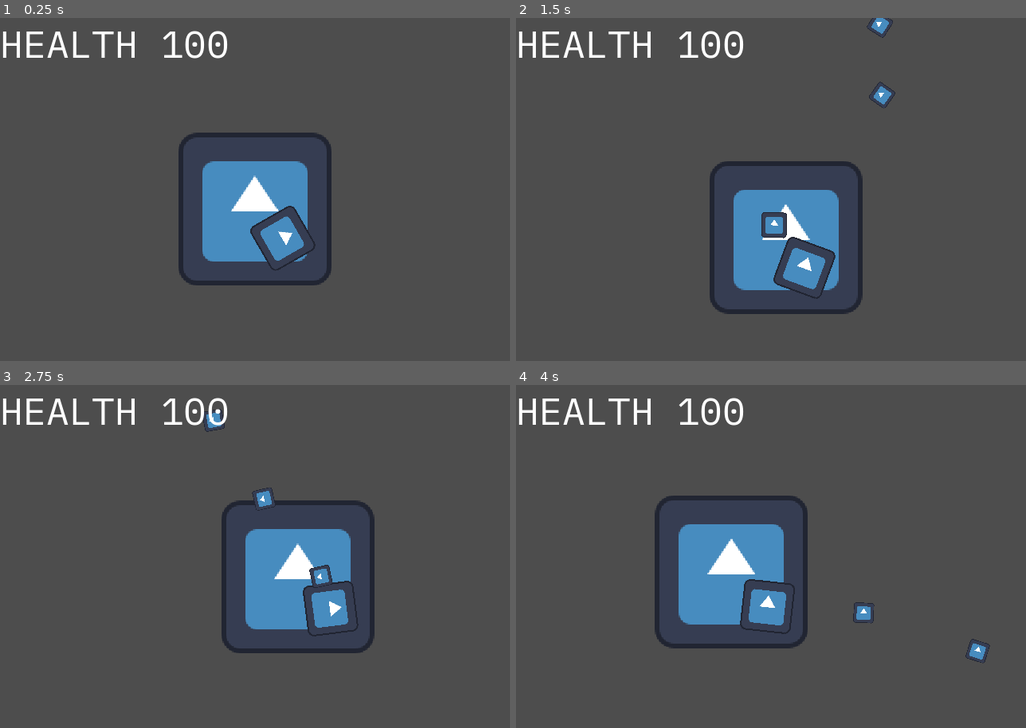
Above: before the commit, frames 1-4 (two rows, left to right).
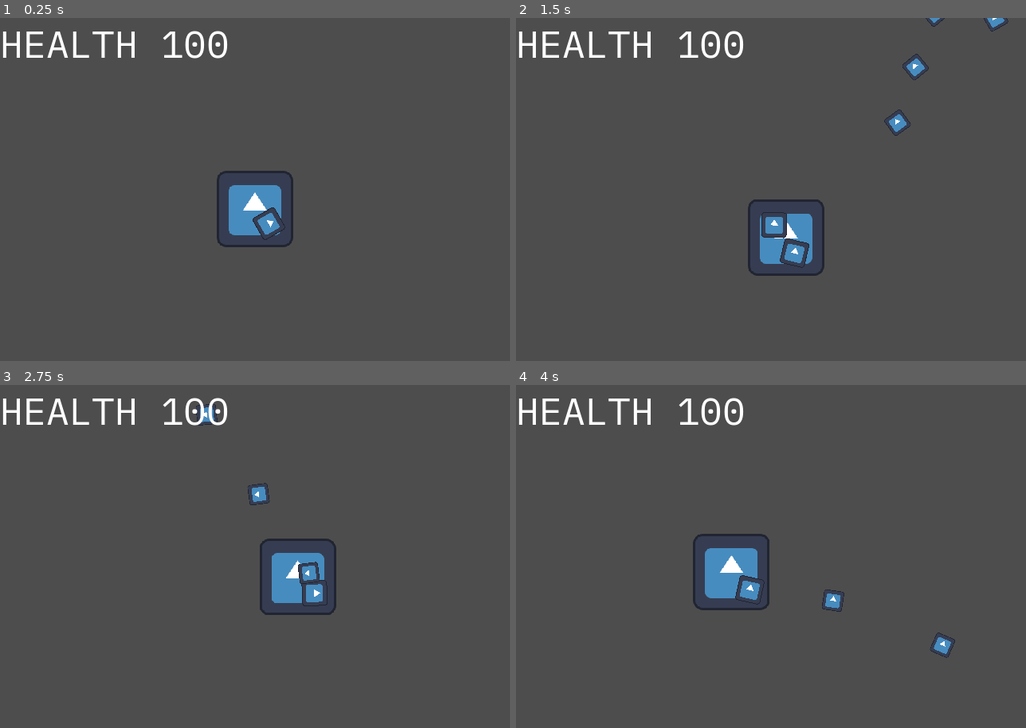
Above: after the commit, the same moments.

Repository: kevinfiddick/kill-switch
Game: Godot game, scene res://scenes/Main.tscn
The game is run twice, just before and just after one commit, with the same random seed, the same clock (stepped at 60 frames per second) and the same inputs. The engine's default icon, where the game draws it, is replaced by a stand-in: a white triangle on a blue panel in a dark square.
Inputs (mouse positions are in pixels of both pictures, inside the frame that each line leads up to):
- Up to frame 1 (0.25 s): no input
- Up to frame 2 (1.5 s): tap Enter at 0.5 s; move the mouse to (883, 189) at 0.52 s; press the mouse at (883, 189) at 0.53 s; hold D (right) 0.53-1.28 s; move the mouse to (669, 227) at 1.27 s; release the mouse at (669, 227) at 1.28 s; hold Down (down) from 1.28 s (still down); right-click (669, 227) at 1.35 s
- Up to frame 3 (2.75 s): move the mouse to (306, 491) at 2.02 s; release Down (down) at 2.03 s; press the mouse at (306, 491) at 2.03 s; hold D (right) from 2.03 s (still down)
- Up to frame 4 (4 s): move the mouse to (745, 652) at 2.77 s; release D (right) at 2.78 s; release the mouse at (745, 652) at 2.78 s; hold Up (up) 2.78-3.53 s; right-click (745, 652) at 2.85 s; move the mouse to (924, 631) at 3.52 s; press the mouse at (924, 631) at 3.53 s; hold Left (left) from 3.53 s (still down)

The runs differ from the first frame. In frame 1, 6.3% of the frame differs, in the area x 35-65%, y 33-78%; in frame 2, 6.7%; in frame 3, 6.7%; in frame 4, 7.0%, in the area x 27-93%, y 32-82%.

Commit message:
Add collision to tilemap

Diff:
--- a/scenes/Player.tscn
+++ b/scenes/Player.tscn
@@ -9,6 +9,8 @@
 radius = 100.0
 
 [node name="Player" type="CharacterBody2D"]
+scale = Vector2(0.5, 0.5)
+collision_layer = 2
 script = ExtResource("1_6ykmx")
 
 [node name="CollisionShape2D" type="CollisionShape2D" parent="."]
--- a/scenes/TestLevel.tscn
+++ b/scenes/TestLevel.tscn
@@ -1,6 +1,7 @@
-[gd_scene load_steps=8 format=4 uid="uid://b0u3qd5uxyoln"]
+[gd_scene load_steps=9 format=4 uid="uid://c0h1yc846ndk2"]
 
 [ext_resource type="Texture2D" uid="uid://bio0cehn3s4gk" path="res://Simple interior sprite sheet.png" id="1_osbuq"]
+[ext_resource type="PackedScene" uid="uid://c2160l6nbot3u" path="res://scenes/Player.tscn" id="2_juyo5"]
 
 [sub_resource type="TileSetAtlasSource" id="TileSetAtlasSource_7g37r"]
 texture = ExtResource("1_osbuq")
@@ -119,51 +120,79 @@
 [sub_resource type="TileSetAtlasSource" id="TileSetAtlasSource_8rvng"]
 texture = ExtResource("1_osbuq")
 0:0/0 = 0
+0:0/0/z_index = 10
 1:0/0 = 0
+1:0/0/z_index = 10
 2:0/0 = 0
+2:0/0/z_index = 10
 3:0/0 = 0
+3:0/0/z_index = 10
 4:0/0 = 0
+4:0/0/z_index = 10
 5:0/0 = 0
+5:0/0/z_index = 10
 6:0/0 = 0
 7:0/0 = 0
 8:0/0 = 0
 9:0/0 = 0
 10:0/0 = 0
 0:1/0 = 0
+0:1/0/physics_layer_0/polygon_0/points = PackedVector2Array(-8, -8, 8, -8, 8, 8, -8, 8)
 1:1/0 = 0
+1:1/0/physics_layer_0/polygon_0/points = PackedVector2Array(-8, -8, 8, -8, 8, 8, -8, 8)
 2:1/0 = 0
+2:1/0/physics_layer_0/polygon_0/points = PackedVector2Array(-8, -8, 8, -8, 8, 8, -8, 8)
 3:1/0 = 0
+3:1/0/physics_layer_0/polygon_0/points = PackedVector2Array(-8, -8, 8, -8, 8, 8, -8, 8)
 4:1/0 = 0
+4:1/0/physics_layer_0/polygon_0/points = PackedVector2Array(-8, -8, 8, -8, 8, 8, -8, 8)
 5:1/0 = 0
+5:1/0/physics_layer_0/polygon_0/points = PackedVector2Array(-8, -8, 8, -8, 8, 8, -8, 8)
 6:1/0 = 0
 7:1/0 = 0
 8:1/0 = 0
 9:1/0 = 0
 10:1/0 = 0
 0:2/0 = 0
+0:2/0/physics_layer_0/polygon_0/points = PackedVector2Array(-8, -8, -2, -8, -2, 8, -8, 8)
 5:2/0 = 0
+5:2/0/physics_layer_0/polygon_0/points = PackedVector2Array(2, -8, 8, -8, 8, 8, 2, 8)
 6:2/0 = 0
 7:2/0 = 0
 8:2/0 = 0
 9:2/0 = 0
 10:2/0 = 0
 0:3/0 = 0
+0:3/0/z_index = 10
+0:3/0/physics_layer_0/polygon_0/points = PackedVector2Array(-8, -8, -2, -8, -2, 8, -8, 8)
 1:3/0 = 0
+1:3/0/z_index = 10
 2:3/0 = 0
+2:3/0/z_index = 10
 3:3/0 = 0
+3:3/0/z_index = 10
 4:3/0 = 0
+4:3/0/z_index = 10
 5:3/0 = 0
+5:3/0/z_index = 10
+5:3/0/physics_layer_0/polygon_0/points = PackedVector2Array(2, -8, 8, -8, 8, 8, 2, 8)
 6:3/0 = 0
 7:3/0 = 0
 8:3/0 = 0
 9:3/0 = 0
 10:3/0 = 0
 0:4/0 = 0
+0:4/0/physics_layer_0/polygon_0/points = PackedVector2Array(-8, -8, 8, -8, 8, 8, -8, 8)
 1:4/0 = 0
+1:4/0/physics_layer_0/polygon_0/points = PackedVector2Array(-8, -8, 8, -8, 8, 8, -8, 8)
 2:4/0 = 0
+2:4/0/physics_layer_0/polygon_0/points = PackedVector2Array(-8, -8, 8, -8, 8, 8, -8, 8)
 3:4/0 = 0
+3:4/0/physics_layer_0/polygon_0/points = PackedVector2Array(-8, -8, 8, -8, 8, 8, -8, 8)
 4:4/0 = 0
+4:4/0/physics_layer_0/polygon_0/points = PackedVector2Array(-8, -8, 8, -8, 8, 8, -8, 8)
 5:4/0 = 0
+5:4/0/physics_layer_0/polygon_0/points = PackedVector2Array(-8, -8, 8, -8, 8, 8, -8, 8)
 6:4/0 = 0
 7:4/0 = 0
 8:4/0 = 0
@@ -171,6 +200,7 @@
 10:4/0 = 0
 
 [sub_resource type="TileSet" id="TileSet_knp6d"]
+physics_layer_0/collision_layer = 1
 sources/0 = SubResource("TileSetAtlasSource_8rvng")
 
 [node name="TestLevel" type="Node2D"]
@@ -190,4 +220,6 @@
 [node name="TileMapLayer2" type="TileMapLayer" parent="."]
 tile_map_data = PackedByteArray("AAAAAAAAAAAAAAAAAAAAAAEAAAAAAAEAAAABAAAAAAABAAAAAAABAAEAAAABAAEAAAACAAAAAAACAAAAAAACAA …(3312 unchanged characters)…
 tile_set = SubResource("TileSet_knp6d")
-collision_enabled = false
+
+[node name="Player" parent="." instance=ExtResource("2_juyo5")]
+position = Vector2(320, 242)
